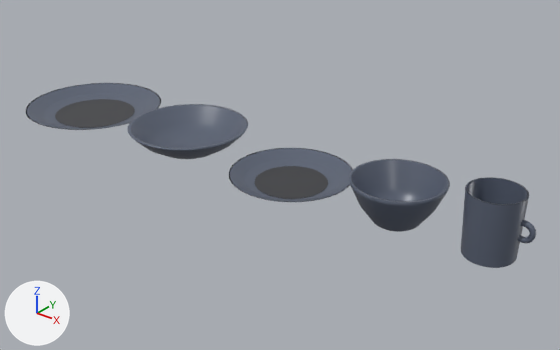
The glTF model public/modelos/GR5-11.glb as it was, and as the next commit left it.
The view is the same before and after, from a 50 mm camera at (0.827, -0.929, 0.585) aimed at (0.066, 0.022, -0.005). The lights are fixed; the arrows at lower left show +X, +Y and +Z. The older version comes first. Where no turn or scale is listed for an object, it has been applied to the vertices.
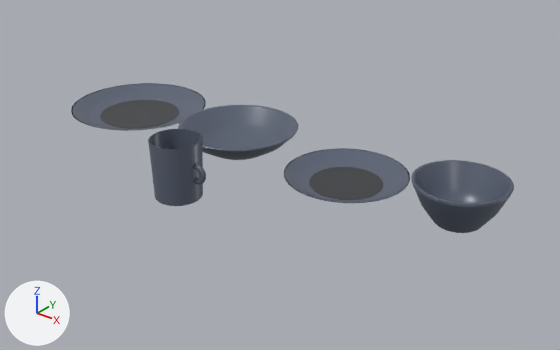
Pixel boxes (x1, y1, x2, y2) of what changed, in the pictures (560 x 350 px):
'Mesh_5', moved
    before: (349, 159, 450, 232)
    after: (411, 160, 514, 233)
'Mesh_6', moved
    before: (461, 177, 529, 268)
    after: (148, 129, 203, 206)
'Mesh_2', moved
    before: (128, 104, 248, 159)
    after: (178, 105, 298, 160)
'Mesh_3', moved
    before: (229, 148, 353, 202)
    after: (284, 148, 410, 203)
'Mesh_0', moved
    before: (26, 83, 161, 130)
    after: (71, 83, 206, 131)
'Mesh_4', moved
    before: (255, 166, 328, 199)
    after: (309, 167, 383, 200)
'Mesh_1', moved
    before: (55, 99, 135, 127)
    after: (100, 100, 179, 128)
'Mesh_8', moved
    before: (518, 220, 536, 243)
    after: (193, 164, 206, 184)

What the commit changed:
Object 'Mesh_0' (ob_mesh_0) moves from (-0.402, 0.0, 0.0) to (-0.328, 0.055, 0.0).
Object 'Mesh_1' (ob_mesh_1) moves from (-0.402, 0.0, 0.004) to (-0.328, 0.055, 0.004).
Object 'Mesh_2' (ob_mesh_2) moves from (-0.132, 0.0, 0.0) to (-0.058, 0.055, 0.0).
Object 'Mesh_3' (ob_mesh_3) moves from (0.108, 0.0, 0.0) to (0.182, 0.055, 0.0).
Object 'Mesh_4' (ob_mesh_4) moves from (0.108, 0.0, 0.004) to (0.182, 0.055, 0.004).
Object 'Mesh_5' (ob_mesh_5) moves from (0.312, 0.0, 0.0) to (0.388, 0.055, 0.0).
Object 'Mesh_6' (ob_mesh_6) moves from (0.465, 0.0, 0.0) to (-0.01, -0.148, 0.0).
Object 'Mesh_8' (ob_mesh_8) moves from (0.51, 0.0, 0.052) to (0.035, -0.148, 0.052).
